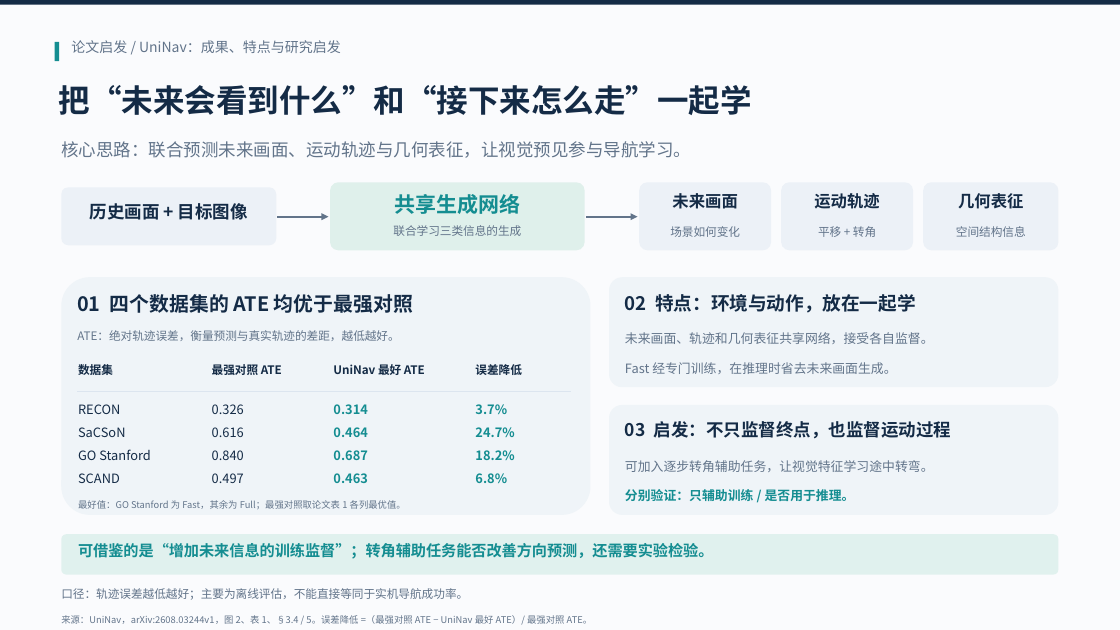
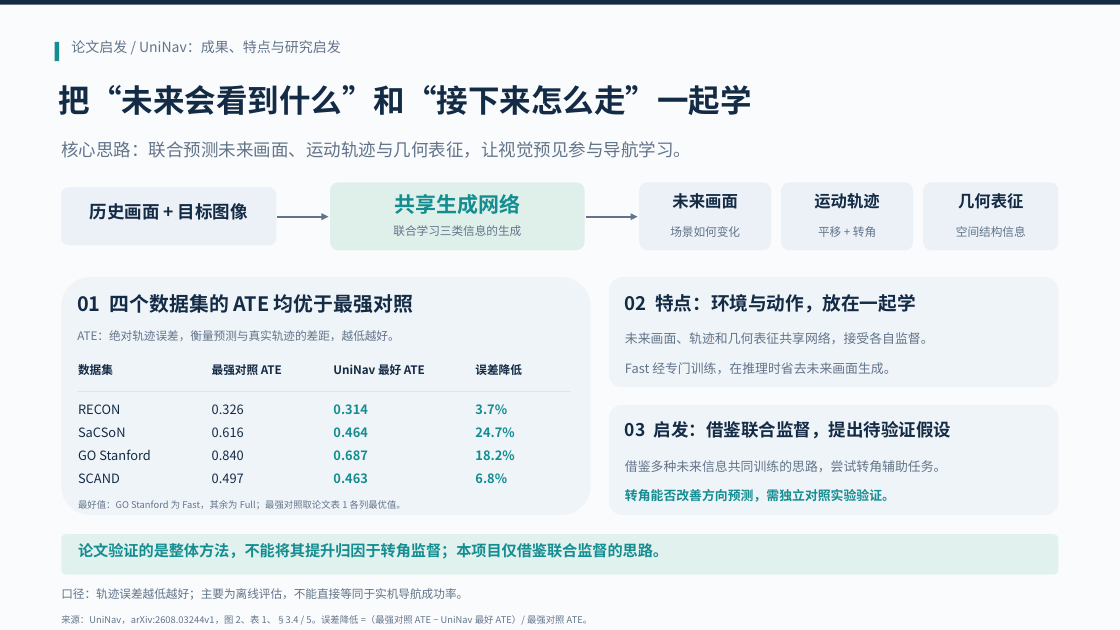
Before and after one commit to ShengnanHuang-gds/nomad, a slide deck: slide 1 of presentations/uninav_research_inspiration_cn.pptx. Drawn at 1120x630 pixels with LibreOffice and Linux fonts; fonts in the diff are those of the drawing. Boxes give left, top, right and bottom in pixels: in the first picture for what was removed or moved away, otherwise in the second. Text is boxed around its words. In the diff, an @@ line names an element or a change of style, - is before the commit and + after.

Commit message:
Clarify UniNav inspiration and add controlled future experiment plan slide

```diff
--- a/presentations/uninav_research_inspiration_cn.pptx
+++ b/presentations/uninav_research_inspiration_cn.pptx
@@ text at <box>625,421,951,439</box>: text changed @@
-03 启发：不只监督终点，也监督运动过程
+03 启发：借鉴联合监督，提出待验证假设
@@ text at <box>625,460,947,472</box>: text changed @@
-可加入逐步转角辅助任务，让视觉特征学习途中转弯。
+借鉴多种未来信息共同训练的思路，尝试转角辅助任务。
@@ text at <box>625,489,895,502</box>: text changed @@
-分别验证：只辅助训练 / 是否用于推理。
+转角能否改善方向预测，需独立对照实验验证。
@@ text at <box>78,543,668,559</box>: text changed @@
-可借鉴的是“增加未来信息的训练监督”；转角辅助任务能否改善方向预测，还需要实验检验。
+论文验证的是整体方法，不能将其提升归因于转角监督；本项目仅借鉴联合监督的思路。
```
Also in this commit, not shown: 6 other files.
